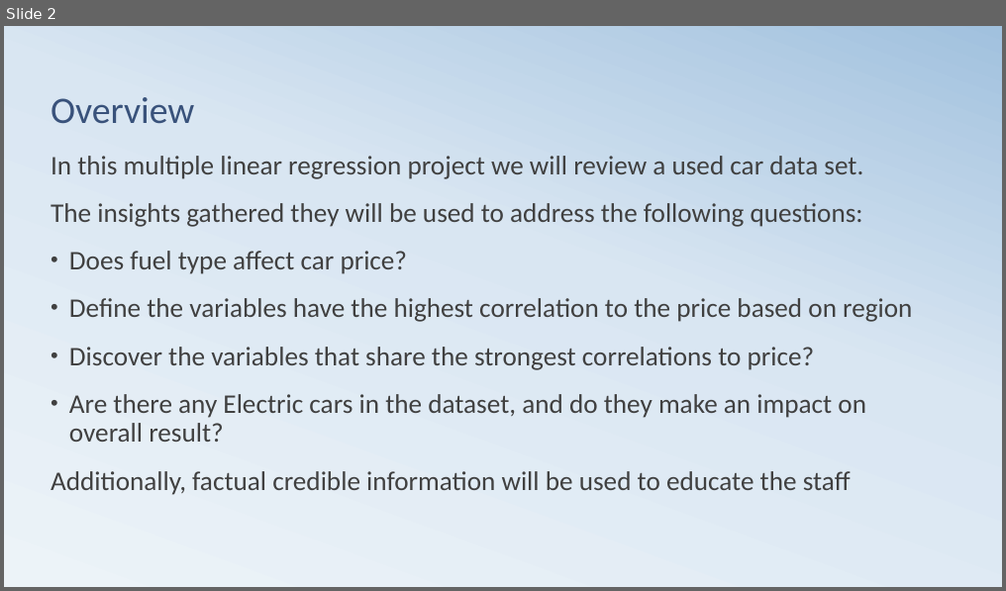
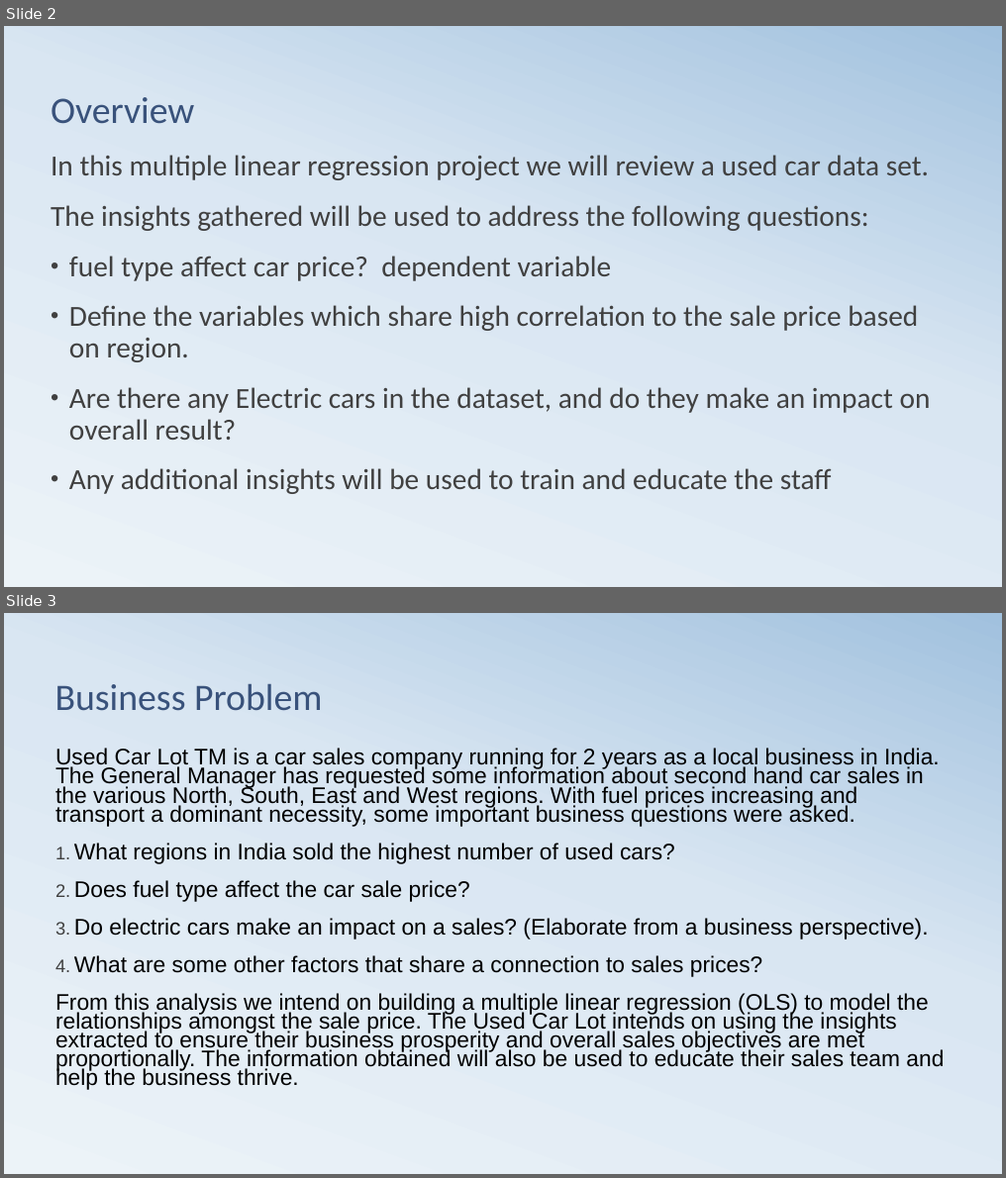
Before and after one commit to githosted/CAPSTONE, a slide deck: Capstone.pptx. Shown one above the other, each under a label of ours: slide 2 before the commit, slides 2 and 3 after it. The pictures are 1006x591 and 1006x1178 pixels, drawn with LibreOffice and Linux fonts; fonts in the diff are those of the drawing. Boxes give left, top, right and bottom in pixels: in the first picture for what was removed or moved away, otherwise in the second. Text is boxed around its words. In the diff, an @@ line names an element or a change of style, - is before the commit and + after.

```diff
--- a/Capstone.pptx
+++ b/Capstone.pptx
@@ slide 3 added at (x1=4, y1=613, x2=1002, y2=1174), background gradient #ECF3F8 to #D9E6F2 to #A1C1DE @@
@@ title added at (x1=55, y1=683, x2=322, y2=711), 36 pt, text #39527B @@
+Business Problem
@@ text added at (x1=55, y1=748, x2=944, y2=1090), 21.7 pt, text #000000 @@
+Used Car Lot TM is a car sales company running for 2 years as a local business in India. The General Manager has requested some information about second hand car sales in the various North, South, East and West regions. With fuel prices increasing and transport a dominant necessity, some important business questions were asked.
+1. What regions in India sold the highest number of used cars?
+2. Does fuel type affect the car sale price?
+3. Do electric cars make an impact on a sales? (Elaborate from a business perspective).
+4. What are some other factors that share a connection to sales prices?
+From this analysis we intend on building a multiple linear regression (OLS) to model the relationships amongst the sale price. The Used Car Lot intends on using the insights extracted to ensure their business prosperity and overall sales objectives are met proportionally. The information obtained will also be used to educate their sales team and help the business thrive.
@@ slide 2 changed as well @@
@@ text at (x1=51, y1=155, x2=931, y2=440): size 25.9 to 28 pt in "In this multiple linear regression project we ...", "Are there any Electric cars in the ..." @@
@@ text at (x1=51, y1=205, x2=918, y2=363): text changed; size 25.9 to 28 pt @@
-The insights gathered they will be used to address the following questions:
-• Does fuel type affect car price?
-• Define the variables have the highest correlation to the price based on region
-• Discover the variables that share the strongest correlations to price?
+The insights gathered will be used to address the following questions:
+• fuel type affect car price? dependent variable
+• Define the variables which share high correlation to the sale price based on region.
@@ text at (x1=69, y1=469, x2=832, y2=494): text changed; size 25.9 to 28 pt @@
-Additionally, factual credible information will be used to educate the staff
+• Any additional insights will be used to train and educate the staff
```
Also in this commit, not shown: 5 other slides changed, 1 other slide added, 4 slides removed, 5 other files.
